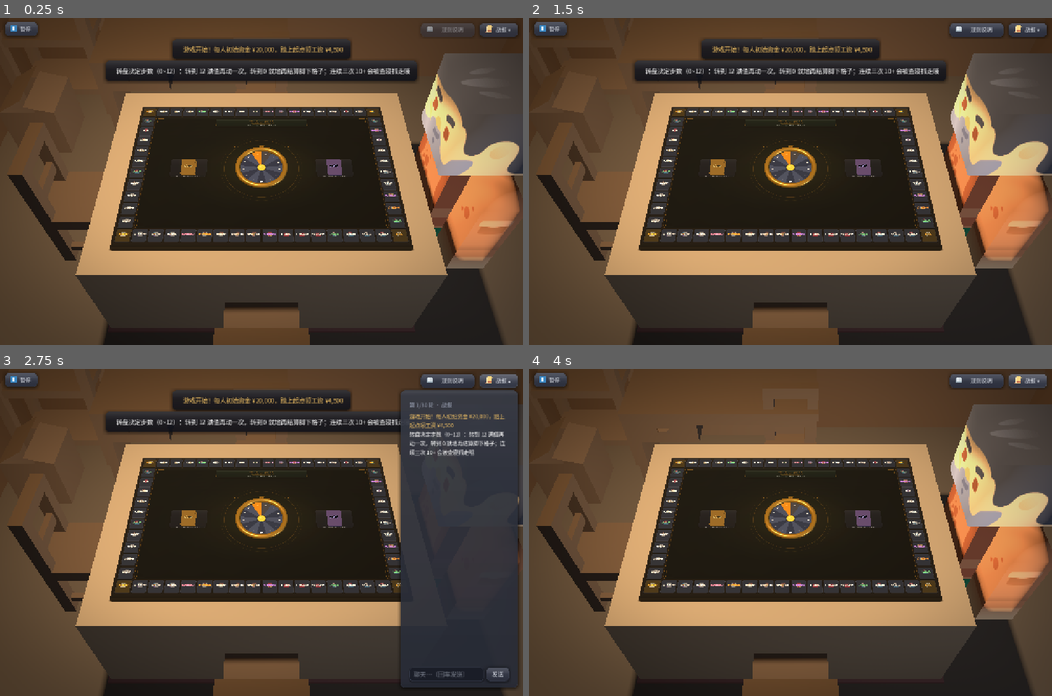
Above: before the commit, frames 1-4 (two rows, left to right).
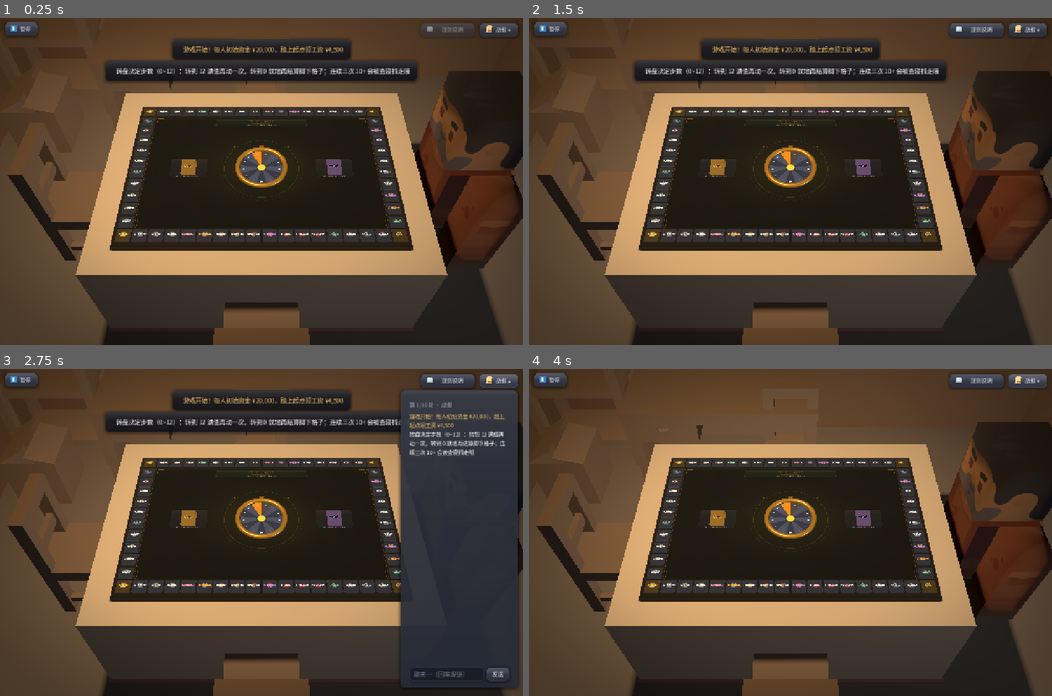
Above: after the commit, the same moments.

Repository: Lousync/dorm-monopoly
Game: Godot game, scene res://scenes/game.tscn
Same seed, same stepped clock (60 frames per second), same inputs: the game is played once before the commit and once after it. This scene is started directly instead of the project's main scene.
Inputs (mouse positions are in pixels of both pictures, inside the frame that each line leads up to):
- Up to frame 1 (0.25 s): no input
- Up to frame 2 (1.5 s): click "暂停" at 0.5 s; click "▶ 继续游戏" at 1.25 s
- Up to frame 3 (2.75 s): click "战报 ▾" at 2 s
- Up to frame 4 (4 s): click (973, 673) at 2.77 s; type "12" at 2.85 s; click "战报 ▴" at 3.5 s

The runs differ from the first frame. In frame 1, 11% of the frame differs, in the area x 79-100%, y 10-77%; in frame 2, 11%; in frame 3, 0.4%; in frame 4, 11%.
Error in both runs: Out of bounds get index '0' (on base: 'Array') (res://scripts/game.gd:2026)

Commit message:
3D 房间二期 Task 1 fix：角色收进房间暗色调，并重述"不许穿模"这条判据
病因（Ruling E2 判图）：角色是画面里唯一发亮的东西，读作"桌上摆了个玩偶"、
不是"对面坐了个人"（坐标摆对了，观感不对）。

- J1 色调：新增 `CHAR_TINT = 0.36/0.30/0.26`，乘在模型自带 `albedo_color` 上
  （Godot 里它是**乘在 `albedo_texture` 上**）⇒ 整张脸 / 衣服一起压暗，**贴图一个字节没动**
  （那条硬约束与"贴图还是自己那张"的断言都不动）。取值与一期家具的 `FURN_ALBEDO` 同族、略亮
  （角色要"认人"，spec §十 F8）。新增断言 ⑤ **"角色不许是画面里最亮的东西"**：有效 albedo
  （色调 ⊙ 贴图那一块的平均色）× 照度 ≤ 桌面那一笔（同一把照度代理式），实测 0.83。
  与 phase 1 那条的唯一分歧是**故意的**：它两边贴同一张木纹、贴图约掉了，角色换了贴图约不掉。
- J2 缩头：`HEAD_SHRINK = 0.82`（乘在 `head` 节点自带的嵌套 `scale 0.1` 上）。近景摆拍比对
  1.0/0.8/0.72 + 拉远端比对 1.0 对 0.82 ⇒ **保留**（0.72 过头：头与肩之间露缝）。
- J3① 判据 ③ 重述：旧口径"合并 AABB 与 `TableBase` 不相交"实得 5 mm —— 那个数由**浮在桌面上方
  1.08~3.33 的头**贡献，两者在 y 上差 1 米以上、不可能相交，**5 mm 的余量没有意义**。
  改成**逐件**（每件真实世界 AABB）对**桌子实体体积**（底座 ∪ 底座顶面→桌面上表面那一层厚板）
  量体积相交 ⇒ 实测相交 0 件、最近的头还差 45.5 mm。带上桌面那一层是为了让"从桌面上方捅进去"
  这种穿法也量得出来。
- J3② 腿与坐板：实测椅子的坐板顶面在 `y = −1.300`，而腿分件的顶（= 髋）在 `−1.450`
  ⇒ 腿顶**比坐板顶低 3 cm**、且落在坐板足迹之内，重叠区被坐板自己包住 ⇒ 近景摆拍核对后判
  **不是可见缺陷，不改**。（顺带量到人坐进座面 3 cm；不修的理由是腿的压短是按"脚正好落地"定的，
  抬髋会让脚离地 3 cm、打破判据 ② —— 取舍记在报告里。）

变红验证：① `CHAR_TINT=(1,1,1)` ⇒ 断言 ⑤ 红（比值 2.625）；② `CHAR_TINT=(1.5,1.5,1.5)` ⇒
"底色只许被压暗"红（6 个面）；③ 往桌前挪 1.2 ⇒ 判据 ③ 红（相交 5 件）。
`chars_test` 19 条全绿；`load_all` / `layout_test` / `hud_test` 全 PASS。

Diff:
--- a/scripts/chars.gd
+++ b/scripts/chars.gd
@@ -48,6 +48,38 @@
 ## 包自带的 `sit` 把腿**平举**，会越过桌沿 `1.66` 世界 = **33 cm 捅进桌子底座**（普查 §7.1）。
 ## 留在分件自己身上是安全的：**这个包里没有任何 `scale` 轨道**，动画顶不掉它（普查 §5.3）。
 const LEG_SQUASH := 0.8
+
+## 角色的**色调**（本轮 fix round：把角色收进房间的暗色调）。乘在模型自带 `albedo_color` 上 ——
+## 而在 Godot 里 `albedo_color` **乘在 `albedo_texture` 上** ⇒ 压暗整张贴图，一张不丢（`_shade`）。
+##
+## **病因（出图实证，Ruling E2）**：这个包的贴图是 Kenney 展示用的**高饱和亮色** ——
+## 实测「网格真正贴上去那一块」的平均色：手臂 `0.754/0.543/0.407`（有效 albedo 亮度 **0.58**）、
+## 躯干 `0.536/0.364/0.284`（0.40）、裤腿 `0.240/0.496/0.389`（0.43）、头 `0.329/0.312/0.321`（0.32）。
+## 而屋里最亮的**木头外框**只有 **0.16**、家具只有 **0.08**（同一把尺子：色调 ⊙ 贴图那一块的平均色）
+## ⇒ 角色是画面上**唯一发亮的东西**，读作"桌上摆了个玩偶"、"灰头 + 橙身"（Ruling E2）。
+##
+## **做法 = 一期 Task 8 对家具做的同一手**（那次能整片换材质是因为家具是纯色、无所谓；角色有脸、
+## 有衣服，只能乘法压暗）。
+##
+## **取值**：`0.36/0.30/0.26`（亮度 **0.317**）—— 与一期家具的 `FURN_ALBEDO`（`0.34/0.27/0.21`，
+## 亮度 0.281）**同族、略亮一点**：角色要能"认人"（spec §十 F8：不靠名牌、靠角色本身认人），
+## 压到与家具一样暗就把这一条弄丢了。
+##
+## **判据（可执行，`chars_test` 钉着）**：角色的有效 albedo × 照度 **不许高过桌面那一笔**
+## （同一把照度代理式、同一把 albedo 尺子）。实测比值 **0.83**；
+## **改回 `Color(1,1,1)`（= 不压暗）这条立刻红**（实测 2.65）。
+const CHAR_TINT := Color(0.36, 0.30, 0.26)
+
+## **头部额外缩放**（本轮 fix round 的有界实验，见 `.superpowers/sdd/3D房间-二期-实施计划/fix-chars-t1-report.md`）。
+## `head` 节点自己带一层嵌套 `scale 0.1`（导入器把模型的比例搬到了节点上），这里**再乘一个小系数**，
+## 让"头几乎占可见身高四成"的**吉祥物剪影**收一点。
+##
+## **值 = 0.82**。实验口径：近景摆拍比对 `1.0`（原样）/ `0.8` / `0.72` 三档 + 拉远端（屋子那一档）
+## 比对 `1.0` 对 `0.82` —— 两处都是 1.0 的头明显更大更"玩偶"；**保留 0.82**。
+## `0.72` 那档**过头了**：头与肩之间露出缝（脖子那一截空了），取 0.8~0.82 这一档。
+## **它是"乘"不是"设"**（`head.scale *= HEAD_SHRINK`）：模型自带的 0.1 是导入器的比例，
+## 覆盖掉会把头放大十倍。
+const HEAD_SHRINK := 0.82
 
 ## 角色模型（Task 1 只放一个人，先固定用 a；Task 2 起按 peer 的棋子色索引挑，**18 个里选 3 个**）。
 const CHAR_MODEL := "character-a.glb"
@@ -118,6 +150,10 @@
 		var leg := mi.find_child(nm, true, false) as Node3D
 		if leg != null:
 			leg.scale = Vector3(1.0, LEG_SQUASH, 1.0)
+	# 头：**再乘一个小系数**（见 `HEAD_SHRINK`）。走 `find_child` 与腿同一条理由（层级见普查 §三）。
+	var head := mi.find_child("head", true, false) as Node3D
+	if head != null:
+		head.scale *= HEAD_SHRINK
 	_shade(mi)
 	_no_shadow(mi)
 	return wrapper
@@ -129,8 +165,11 @@
 ## 不随房间明暗变化的东西，与"暗木 + 灰墙"的层次脱节。
 ##
 ## **为什么不能照抄 `room.gd._paint()`**：那把**整份材质换掉**（家具是纯色、无所谓），套到角色
-## 身上会把**贴图（脸 / 衣服）一起抹掉** —— 换来的是一块暗木头。⇒ 这里只动 `shading_mode`
-## 这一项，`albedo_color` / `albedo_texture` / uv 那一套一概不碰。
+## 身上会把**贴图（脸 / 衣服）一起抹掉** —— 换来的是一块暗木头。⇒ 这里动两项：`shading_mode`
+## （受光）与 `albedo_color`（色调，见 `CHAR_TINT`）；**`albedo_texture` / uv 那一套一概不碰**。
+##
+## ⚠ **`albedo_texture` 一个字节都不许动** —— `chars_test` 有一条钉着"贴图还是角色自己那张"，
+## 而角色**只靠贴图认人**（spec §十 F8）。色调一律走 `albedo_color`（它在 Godot 里乘在贴图上）。
 ##
 ## 做法照 `room.gd._dim_subtree()`：**按面覆盖 + 先复制一份**。复制那一步不是可选的：
 ## `instantiate()` 出来的材质与 `PackedScene` **共用同一份资源**，直接改会污染缓存里的那份
@@ -145,7 +184,11 @@
 			if src == null:
 				continue
 			var m := src.duplicate() as BaseMaterial3D
-			m.shading_mode = BaseMaterial3D.SHADING_MODE_PER_PIXEL   # 唯一被动的那一项
+			m.shading_mode = BaseMaterial3D.SHADING_MODE_PER_PIXEL
+			# **色调**：乘在自带底色上（在 Godot 里 `albedo_color` 是乘在 `albedo_texture` 上的）
+			# ⇒ 整张脸 / 衣服一起压暗，而贴图本身一个字节没动（见 `CHAR_TINT` 那段）。
+			m.albedo_color = Color(src.albedo_color.r * CHAR_TINT.r, src.albedo_color.g * CHAR_TINT.g,
+				src.albedo_color.b * CHAR_TINT.b, src.albedo_color.a)
 			gi.set_surface_override_material(s, m)
 
 ## 一棵子树里的几何实例**逐个关投影**（房间的纪律：全场唯一投影源是那盏吊灯）。
--- a/tests/chars_test.gd
+++ b/tests/chars_test.gd
@@ -2,12 +2,18 @@
 ## 二期 Task 1：角色接入 + 手摆坐姿（**一个人坐对 —— slot 1**）
 ## godot --headless --path . --script tests/chars_test.gd
 ##
-## 判据四条（brief Step 1）：
+## 判据四条（brief Step 1）+ 本轮 fix round 加的一条：
 ##   ① `slot 1` 坐着一个人、`slot 0`（近侧 = 「我」，相机就在那儿）**一个人都没有**；
 ##   ② **脚底落在 `FLOOR_Y`**（容差 ≤0.05 —— **手摆坐姿对不对的唯一硬判据**）；
-##   ③ 角色 AABB **不与桌子相交**（`TableBase` 的足迹）；
+##   ③ 角色**不与桌子相交** —— **逐件**对桌子的**实体体积**（底座 ∪ 桌面那一层）量体积相交。
+##      【本轮重述】旧口径是"合并 AABB 与 `TableBase` 不相交"，实得净空 0.025 世界（5 mm）。
+##      那个数**没有意义**：离桌子最近的那一件是**浮在桌面上方 1.08~3.33 的头**，而合并盒把
+##      脚下的 y 一路并到头顶 ⇒ 那 5 mm 量的是"头的近侧边 vs 底座的远侧边"，两者在 y 上差
+##      1 米以上、根本不可能相交。**真要求是"人不许穿进桌子"** ⇒ 逐件按真实世界 AABB 量。
 ##   ④ 角色材质**不是 `SHADING_MODE_UNSHADED`**、**贴图还在**（普查 §7.2：包自带
-##      `KHR_materials_unlit`，照抄 `room.gd` 的整片覆盖会**抹掉贴图**）。
+##      `KHR_materials_unlit`，照抄 `room.gd` 的整片覆盖会**抹掉贴图**）；
+##   ⑤ **【本轮新增】角色不许是画面里最亮的东西**（Ruling E2 的 J1）：角色的有效 albedo
+##      （色调 ⊙ 贴图那一块的平均色）× 照度，不许高过桌面那一笔（同一把尺子）。
 ##
 ## 坐姿不是包里的 `sit`（腿是一整块刚体、无膝关节，`sit` 把腿平举 ⇒ 会捅进桌子 1.66 世界），
 ## 是**手摆**（普查 §5.2）：整体下移 `SEAT_ROOT_Y` + 腿竖直压到 `LEG_SQUASH`
@@ -23,6 +29,20 @@
 ## 一期椅子座面离地（`room.gd` 的比例表：座面 = `FLOOR_Y + 2.25` = 真实 0.45 m 座高）。
 ## **不是**本文件的实现常量 —— 它是房间那边的既有事实，这里拿它当坐姿的外尺。
 const SEAT_H := 2.25
+
+## **角色的"被照亮的 albedo"相对桌面那一笔的比值上限**（本轮 J1 新增，口径照
+## `layout_test.FURN_LIT_RATIO_MAX`：`albedo 亮度 × 照度`，两边同一把尺子）。
+##
+## **为什么是 1.0**：本档要的就是那句大白话 —— **角色不许亮过桌面**。实测 **0.83**（留 1.2 倍余量）；
+## **把 `CHAR_TINT` 改回 `Color(1,1,1)`（= 不压暗）立刻红**（实测 2.65）。
+##
+## ⚠ **与 phase 1 那条的唯一分歧，是故意的**：`layout_test` 拿**桌面最暗那个角**去比（从严），
+## 可它两边**贴的是同一张木纹**（家具与木桌都用 `wood_floor.jpg`）⇒ 贴图在比值里**约掉了**，
+## 它比的是"色调对色调"。角色**换了一张贴图**、约不掉 ⇒ 只能把贴图算进来；而一旦算进来，
+## "最暗那个角"就变成"角色必须比**屋里最暗的那块木头**还暗"（实测要 `CHAR_TINT` 降到 0.25 才过），
+## 那会把脸一起压黑 —— 与 spec §十 F8「不靠名牌、**靠角色本身认人**」直接冲突。
+## ⇒ 这里对桌面取**最亮那个采样点**（"桌面自己的亮度"），是两边都公平的那一档。
+const CHAR_LIT_RATIO_MAX := 1.0
 
 func _initialize() -> void:
 	create_timer(0.1).timeout.connect(_run)
@@ -46,6 +66,82 @@
 		out = a if not got else out.merge(a)
 		got = true
 	return out
+
+## 一张贴图在**某个面真正贴上去的那一块**上的平均色（在该面的 UV 区域上打 8×8 网格取样）。
+##
+## 为什么不取整张图集的平均：Kenney 的图集里**大片是没用到的背景** —— 实测角色-a 的整图平均亮度
+## 只有 0.262，而"手臂"那一块是 **0.578** ⇒ 取整图平均会把角色量成"很暗"，判据就成了空转。
+## **不翻 V**：glTF 的 UV 原点在左上，与本项目 `Image.get_pixel` 的取向一致
+##（实测：翻 V 会把"头"那一块取成躯干那一块）。
+func _surf_tex_avg(gi: MeshInstance3D, s: int, m: BaseMaterial3D) -> Variant:
+	if gi == null or gi.mesh == null or m == null or m.albedo_texture == null:
+		return null
+	var img: Image = m.albedo_texture.get_image()
+	if img == null:
+		return null
+	var arr := gi.mesh.surface_get_arrays(s)
+	if arr.size() <= Mesh.ARRAY_TEX_UV or arr[Mesh.ARRAY_TEX_UV] == null:
+		return null
+	var uvs: PackedVector2Array = arr[Mesh.ARRAY_TEX_UV]
+	if uvs.is_empty():
+		return null
+	var lo := Vector2(1e9, 1e9)
+	var hi := Vector2(-1e9, -1e9)
+	for uv in uvs:
+		var u := Vector2(fposmod(uv.x, 1.0), fposmod(uv.y, 1.0))   # 这个包的 UV 会超出 1（repeat）
+		lo = lo.min(u)
+		hi = hi.max(u)
+	var acc := Vector3.ZERO
+	var n := 0
+	for iy in 8:
+		for ix in 8:
+			var u := Vector2(lerpf(lo.x, hi.x, (float(ix) + 0.5) / 8.0),
+				lerpf(lo.y, hi.y, (float(iy) + 0.5) / 8.0))
+			var px := img.get_pixel(
+				clampi(int(u.x * float(img.get_width())), 0, img.get_width() - 1),
+				clampi(int(u.y * float(img.get_height())), 0, img.get_height() - 1))
+			acc += Vector3(px.r, px.g, px.b)
+			n += 1
+	return acc / float(maxi(n, 1))
+
+## 一棵子树**最亮那一件的有效 albedo 亮度** = `albedo_color`（色调）⊙ 它那一块贴图的平均色。
+##
+## **从材质上读，不读 `GameChars.CHAR_TINT`**（同 `layout_test._subtree_albedo_lum` 那条理由）：
+## 读常量等于把实现重述一遍，色调改成什么值都照样过 —— 那正是要避免的永真断言。
+func _subtree_lit_albedo_lum(root: Node) -> Dictionary:
+	var mx := -1.0
+	var log := ""
+	var n_surf := 0
+	for n in root.find_children("*", "GeometryInstance3D", true, false):
+		var gi := n as MeshInstance3D
+		if gi == null or gi.mesh == null:
+			continue
+		for s in gi.mesh.get_surface_count():
+			var m := gi.get_active_material(s) as BaseMaterial3D
+			if m == null:
+				continue
+			n_surf += 1
+			var avg = _surf_tex_avg(gi, s, m)
+			var eff: Color = m.albedo_color
+			if avg != null:
+				eff = Color(m.albedo_color.r * avg.x, m.albedo_color.g * avg.y, m.albedo_color.b * avg.z)
+			mx = maxf(mx, eff.get_luminance())
+			log += "%s:%.3f " % [gi.name, eff.get_luminance()]
+	return {"lum": mx, "log": log, "n": n_surf}
+
+## 一点吃到的**相对照度**（口径与 `layout_test._mat_sample_irradiance` **逐项相同** ——
+## 「尺子只能用一把」：GLES3 的 `max(1 − (d/range)^4, 0)^2 × d^(−衰减指数) × 能量 × N·L` + 环境光那一份）。
+func _irradiance(light: OmniLight3D, p: Vector3, ambient: float) -> float:
+	var d: float = light.global_position.distance_to(p)
+	d = maxf(d, 0.0001)
+	var nd: float = d / light.omni_range
+	nd = nd * nd
+	nd = nd * nd
+	var shape: float = maxf(1.0 - nd, 0.0)
+	shape = shape * shape
+	var decay: float = pow(maxf(d, 0.0001), -light.omni_attenuation)
+	var cos_i: float = clampf((light.global_position.y - p.y) / d, 0.0, 1.0)
+	return light.light_energy * shape * decay * cos_i + ambient
 
 func _run() -> void:
 	root.size = Vector2i(1280, 800)
@@ -119,16 +215,44 @@
 		"髋枢轴落回**座面**（髋 y=%.4f / 座面 %.4f ⇒ 差 %+.4f，容差 0.05 —— 一期座面离地 %.2f）"
 			% [hip_y, seat_y, hip_y - seat_y, SEAT_H])
 
-	# ③ 角色 AABB **不与桌子相交**（`TableBase` 的足迹）
+	# ③ 角色**不与桌子相交** —— 逐件、对桌子的**实体体积**（本轮重述，见文件头 ③）。
+	#    **为什么必须逐件**：合并 AABB 的头尾把"脚下的 y"与"头顶的 y"并成一个盒子，
+	#    于是"离桌子最近"变成"头（浮在桌面上方 1.08~3.33）的近侧边离底座多远" —— 那不是要求。
+	#    **为什么必须带桌面那一层**：底座顶面（y = −0.012）到桌面上表面（y = 0）那一段
+	#    也是实木；不带它，"从桌面上方捅进去"这种穿法量不出来。
 	var tbase := t3.get_node_or_null("TableBase") as MeshInstance3D
-	_check(tbase != null and tbase.mesh != null, "（前提）桌子底座 `TableBase` 在（一期）")
-	if tbase != null and tbase.mesh != null:
+	# 桌面那一片：走 `table_3d.table_mesh` 这个成员（它没起过节点名 ⇒ 不能按名字找；
+	# `layout_test` 量"桌面各位置亮度"用的也是它）。
+	var tmat: MeshInstance3D = t3.get("table_mesh")
+	_check(tbase != null and tbase.mesh != null and tmat != null and tmat.mesh != null,
+		"（前提）桌子底座 `TableBase` 与桌面 `table_mesh` 都在（一期）")
+	if tbase != null and tbase.mesh != null and tmat != null and tmat.mesh != null:
 		var tb: AABB = tbase.global_transform * tbase.mesh.get_aabb()
-		# 座位这一侧的净空（slot 1 在 +x 侧；人朝桌心 ⇒ 与桌子最近的那一维是 x）
-		var gap: float = ab.position.x - tb.end.x
-		_check(got_geo and not ab.intersects(tb),
-			"角色 AABB 不与桌子相交（人 x∈[%.3f, %.3f] / 桌子底座 x∈[%.3f, %.3f] ⇒ 净空 %+.3f 世界 = 真实 %.1f mm）"
-				% [ab.position.x, ab.end.x, tb.position.x, tb.end.x, gap, gap * 200.0])
+		var tma: AABB = tmat.global_transform * tmat.mesh.get_aabb()
+		# 桌面那一层：桌面的足迹 × [底座顶面, 桌面上表面]
+		var slab := AABB(Vector3(tma.position.x, tb.end.y, tma.position.z),
+			Vector3(tma.size.x, tma.position.y - tb.end.y, tma.size.z))
+		var hits := 0
+		var worst := INF
+		var p_log := ""
+		for n in c1.find_children("*", "GeometryInstance3D", true, false):
+			var g := n as MeshInstance3D
+			if g == null or g.mesh == null:
+				continue
+			var a: AABB = g.global_transform * g.mesh.get_aabb()
+			var bad: bool = a.intersects(tb) or a.intersects(slab)
+			if bad:
+				hits += 1
+			# 净空只在 x 上量（slot 1 在 +x 侧、人朝桌心 ⇒ 唯一可能靠近桌子的一维是 x）
+			worst = minf(worst, a.position.x - tb.end.x)
+			p_log += "%s:%+.3f%s " % [g.name, a.position.x - tb.end.x, "∩" if bad else ""]
+		print("  [实测] 逐件净空（x，正 = 在底座之外）：%s" % p_log)
+		_check(got_geo and hits == 0,
+			"**角色不与桌子相交**：逐件世界 AABB 与桌子实体体积（底座 x∈[%.3f, %.3f] y∈[%.3f, %.3f] + "
+				% [tb.position.x, tb.end.x, tb.position.y, tb.end.y]
+				+ "桌面那一层 y∈[%.3f, %.3f]）都不相交（相交 %d 件；最近那件在 x 上还差 %+.3f 世界 = 真实 %.1f mm）—— "
+				% [slab.position.y, slab.end.y, hits, worst, worst * 200.0]
+				+ "旧口径量的是合并 AABB 的 5 mm，那个数由浮在桌面上方的头贡献、不代表会不会穿模")
 
 	# ④ 材质：**不是 UNSHADED**（会被房间的灯照亮）、**贴图还在**（普查 §7.2）
 	#    包自带 `KHR_materials_unlit` ⇒ Godot 导成 `SHADING_MODE_UNSHADED`。
@@ -158,10 +282,18 @@
 				unshaded += 1
 			if m.albedo_texture != null:
 				textured += 1
-			# **材质本体仍是角色自己的那份**：底色与模型自带那份一致。
-			# 这一条量的是"改的是光照参数、不是把材质整个换掉" —— 少了它，上面那条
-			# `unshaded == 0` 是能被 `room.gd` 那套覆盖**骗过去**的（换成家具材质后就"受光"了）。
-			if own != null and not m.albedo_color.is_equal_approx(own.albedo_color):
+			# **底色只许是"自己那份 × 一个压暗系数"**（本轮 fix round 改了这条的口径）。
+			#
+			# 原先这条比的是"`albedo_color` 与模型自带那份**逐字节相等**"，当年用它兜住
+			# `room.gd._paint()` 那一手整片覆盖。**本轮 J1 起角色的底色被**故意**乘上了
+			# `CHAR_TINT`（把角色收进房间的暗色调）⇒ 那条"相等"口径不再成立、会误报。
+			# "材质本体没被换掉"这半件事**由下面那条贴图断言守着**（房间那份家具材质自己也带贴图，
+			# 但**不是角色这一张** ⇒ `tex_own` 拦得住，这正是它当初加进来的理由）。
+			# 这条留下的是**新行为的可执行版**：底色必须是**压暗**（三维都 ≤ 自己那份），
+			# 且是"乘一个系数"而不是被换成别人的色。**把 `CHAR_TINT` 改成 >1（提亮）这条立刻红。**
+			if own != null and (m.albedo_color.r > own.albedo_color.r + 0.001
+					or m.albedo_color.g > own.albedo_color.g + 0.001
+					or m.albedo_color.b > own.albedo_color.b + 0.001):
 				foreign += 1
 			# **贴图还是角色自己那张**（不是"有贴图就行"）：房间那份家具材质**自己也带贴图**
 			# （木地板的木纹）⇒ 只查 `albedo_texture != null` 会被整片覆盖骗过去 ——
@@ -175,13 +307,66 @@
 	_check(surfaces > 0 and missing == 0,
 		"（前提）角色的每个面都有材质可量（%d 个面，取不到材质 %d 个）" % [surfaces, missing])
 	_check(surfaces > 0 and unshaded == 0 and foreign == 0,
-		"角色材质**不是 UNSHADED**、且**只调了光照参数**（%d 个面：UNSHADED %d / 底色被换成别人的 %d —— "
+		"角色材质**不是 UNSHADED**、且**底色只被压暗过**（%d 个面：UNSHADED %d / 底色不是压暗 %d —— "
 			% [surfaces, unshaded, foreign]
-			+ "包自带 KHR_materials_unlit，不调就不响应一期的光照契约；整片覆盖则会把材质换成房间的暗木）")
+			+ "包自带 KHR_materials_unlit，不调就不响应一期的光照契约；整片覆盖会被贴图那条拦下）")
 	_check(surfaces > 0 and tex_own == surfaces,
 		"角色**贴图还在、而且是自己那张**（%d/%d 个面的贴图与模型自带的同一张；任意贴图 %d/%d —— "
 			% [tex_own, surfaces, textured, surfaces]
 			+ "照抄 room.gd 的整片覆盖会把脸 / 衣服换成房间的木地板，那样「有贴图」那一栏仍是有的、只有这条拦得住）")
+
+	# ⑤ **角色不许是画面里最亮的东西**（本轮 J1 的核心判据，Ruling E2）。
+	#
+	# 病（出图实证）：角色的贴图是 Kenney 展示用的高饱和亮色，有效 albedo 亮度 **0.58**，
+	# 而屋里木头外框 0.16、家具 0.08 ⇒ 角色是画面上唯一发亮的东西，读作"桌上摆了个玩偶"。
+	# 判据 = **同一把尺子**（同 `layout_test` 的照度代理式）× 同一把 albedo 尺子
+	#（色调 ⊙ 贴图那一块的平均色）：角色的那笔必须 ≤ `CHAR_LIT_RATIO_MAX` × 桌面那笔。
+	#
+	# albedo **从材质上读**（不读 `GameChars.CHAR_TINT`）—— 读常量等于把实现重述一遍。
+	# 采样点：角色 = 自己世界 AABB 的形心（同 `layout_test` 量家具那一套）；桌面 = 桌垫四角 + 中心
+	#（同一组点、同一把尺子），取**最亮**那个 —— 理由见 `CHAR_LIT_RATIO_MAX` 那段。
+	var lamp: OmniLight3D = t3.get("lamp_light")
+	var wenv: WorldEnvironment = null
+	for c in t3.get_children():
+		if c is WorldEnvironment:
+			wenv = c
+	var amb := 0.0
+	if wenv != null:
+		amb = wenv.environment.ambient_light_energy * wenv.environment.ambient_light_color.get_luminance()
+	var cl = _subtree_lit_albedo_lum(c1)
+	var wm := (t3.wood_mesh as MeshInstance3D).material_override as StandardMaterial3D
+	var wavg = _surf_tex_avg(t3.wood_mesh, 0, wm)
+	var wood_lum := -1.0
+	if wm != null and wavg != null:
+		wood_lum = Color(wm.albedo_color.r * wavg.x, wm.albedo_color.g * wavg.y,
+			wm.albedo_color.b * wavg.z).get_luminance()
+	var corners := [
+		t3.table_mesh.global_transform * Vector3(-t3.TABLE_SIZE.x * 0.5, 0.0, -t3.TABLE_SIZE.y * 0.5),
+		t3.table_mesh.global_transform * Vector3(t3.TABLE_SIZE.x * 0.5, 0.0, -t3.TABLE_SIZE.y * 0.5),
+		t3.table_mesh.global_transform * Vector3(-t3.TABLE_SIZE.x * 0.5, 0.0, t3.TABLE_SIZE.y * 0.5),
+		t3.table_mesh.global_transform * Vector3(t3.TABLE_SIZE.x * 0.5, 0.0, t3.TABLE_SIZE.y * 0.5),
+		Vector3(0.0, t3.table_mesh.global_position.y, 0.0),
+	]
+	print("  [实测] 角色有效 albedo（色调 ⊙ 贴图那一块的平均色，逐件）：%s⇒ 最亮 %.3f"
+		% [cl["log"], cl["lum"]])
+	print("  [实测] 木头外框有效 albedo 亮度 %.3f（色调 %s ⊙ 贴图那一块 %s）/ 环境光那一份 %.4f"
+		% [wood_lum, wm.albedo_color if wm != null else "无", wavg, amb])
+	var char_lit := -1.0
+	var tab_lit := -1.0
+	if lamp != null and got_geo and cl["lum"] >= 0.0 and wood_lum >= 0.0:
+		char_lit = cl["lum"] * _irradiance(lamp, ab.get_center(), amb)
+		for p in corners:
+			tab_lit = maxf(tab_lit, wood_lum * _irradiance(lamp, p, amb))
+	_check(lamp != null and got_geo and cl["lum"] >= 0.0 and wood_lum >= 0.0,
+		"（前提）角色的 albedo、木桌的 albedo、吊灯都量得到（角色 %.3f / 木桌 %.3f / 灯 %s）"
+			% [cl["lum"], wood_lum, "在" if lamp != null else "缺"])
+	if lamp != null and char_lit >= 0.0 and tab_lit >= 0.0:
+		var ratio: float = char_lit / maxf(tab_lit, 0.0001)
+		_check(ratio <= CHAR_LIT_RATIO_MAX,
+			"**角色不再是画面里最亮的东西**：角色 albedo × 照度 %.4f ≤ %.2f × 桌面那一笔 %.4f"
+				% [char_lit, CHAR_LIT_RATIO_MAX, tab_lit]
+				+ "（实得比值 %.3f；形心 %s 照度 %.3f）—— 把 `CHAR_TINT` 改回 (1,1,1) 这条立刻红"
+				% [ratio, ab.get_center(), _irradiance(lamp, ab.get_center(), amb)])
 
 	# 影子：**不投影**（房间的纪律：全场唯一投影源是那盏吊灯）。这不是"顺手" ——
 	# `layout_test` 那条「房间物件一律不投影」扫的正是 `Room` 整棵子树，角色一投影那条立刻红。
